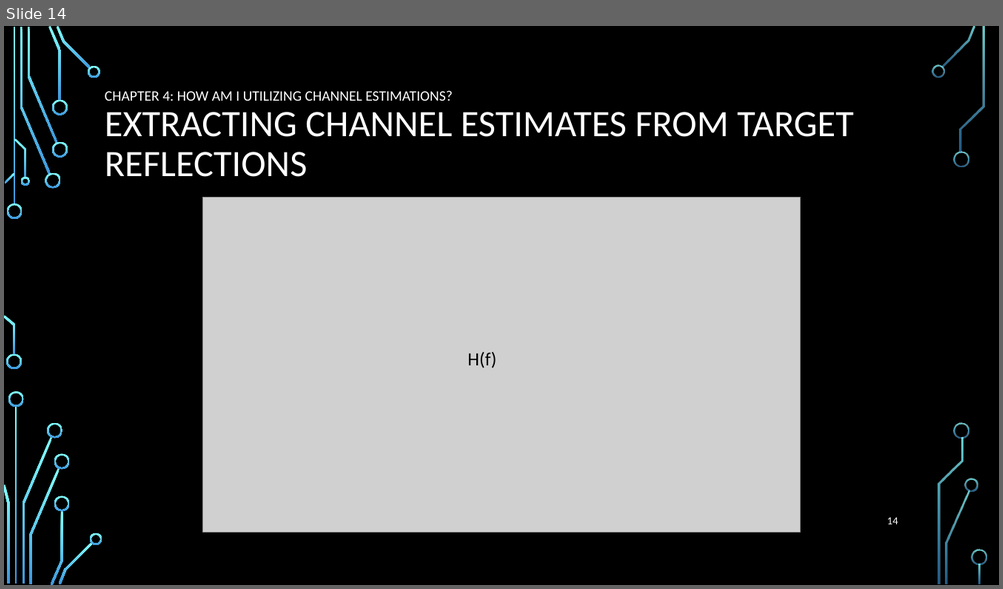
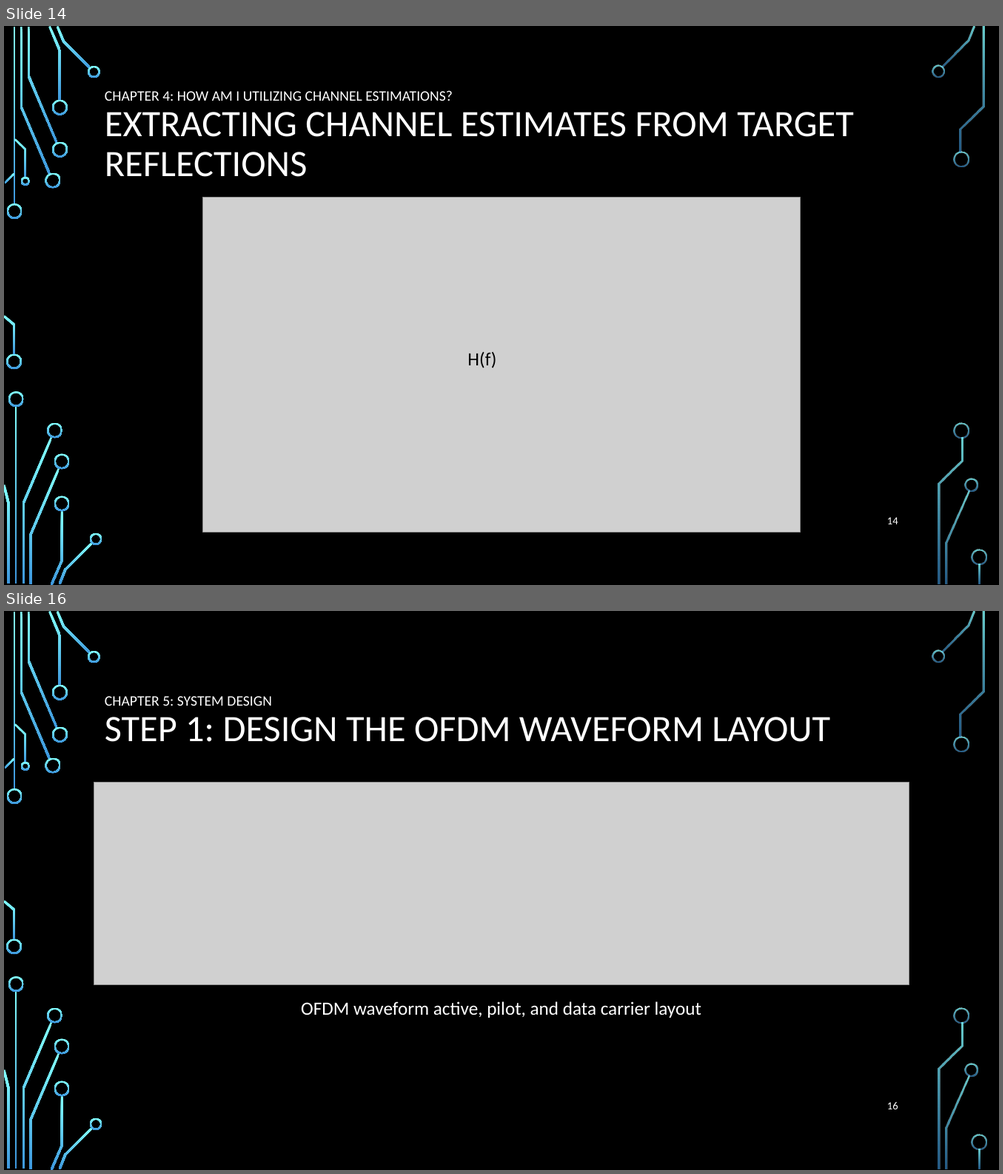
Before and after one commit to roryschram/masters, a slide deck: presentations/SARIG/sarig_rory_schram.pptx. Shown one above the other, each under a label of ours: slide 14 before the commit, slides 14 and 16 after it; the slides between them are not shown. The pictures are 1003x589 and 1003x1174 pixels, drawn with LibreOffice and Linux fonts; fonts in the diff are those of the drawing; grey boxes stand for pictures; background and template pictures are left out. Boxes give left, top, right and bottom in pixels: in the first picture for what was removed or moved away, otherwise in the second. Text is boxed around its words. In the diff, an @@ line names an element or a change of style, - is before the commit and + after.

```diff
--- a/presentations/SARIG/sarig_rory_schram.pptx
+++ b/presentations/SARIG/sarig_rory_schram.pptx
@@ slide 16 added at (4,611,999,1170), background picture (left out); not listed: 36 template elements that a slide beside it also shows @@
@@ title added at (105,696,830,742), 36 pt, text #FFFFFF @@
+CHAPTER 5: SYSTEM DESIGN
+STEP 1: DESIGN THE OFDM WAVEFORM LAYOUT
@@ picture added at (94,782,909,985) @@
@@ text added at (301,1002,701,1018), 18 pt, text #FFFFFF @@
+OFDM waveform active, pilot, and data carrier layout
@@ page number added at (887,1102,898,1110), 10.5 pt, text #FFFFFF @@
+16
```
Also in this commit, not shown: 2 slides changed, 14 other slides added, 18 slides removed.
